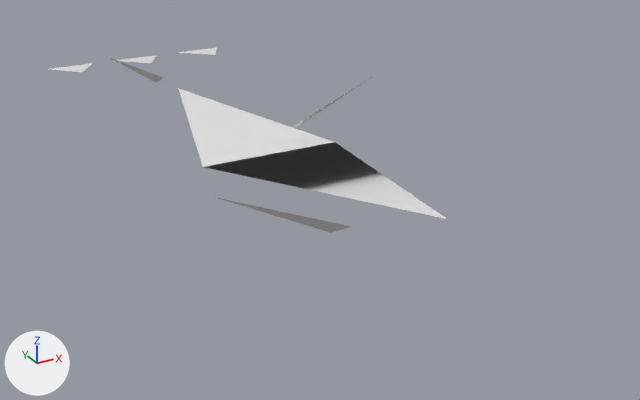
An edit to the OBJ model GameData/Meshes/Designs/voidborn/voidborn_corvette_mk2_21.obj, drawn before and after from the same camera.
The view is the same before and after, from a camera (50 mm lens) standing at (-2.03, -4.26, 1.78) and looking at (0.15, -0.3, -0.2). Lighting does not change. The marker at lower left points along +X, +Y and +Z. The picture after the commit comes second. Where no turn or scale is listed for an object, it has been applied to the vertices. Vertices at exactly the same position are counted once.

The first picture shows 'voidborn_corvette_mk2_21'.
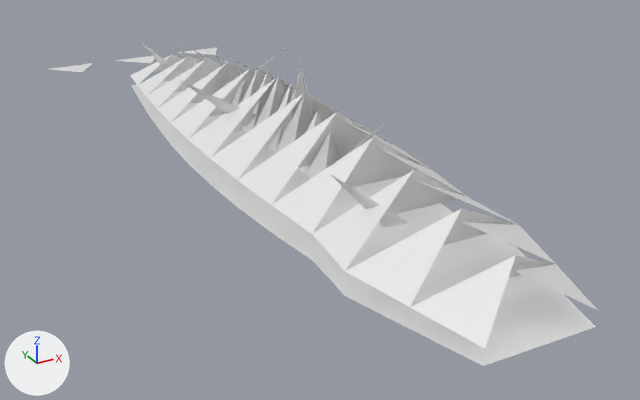
Edits to the bpy script that builds the scene:
```text
Change me_voidborn_corvette_mk2_21:
    used by ob_voidborn_corvette_mk2_21; location = (0.0, 0.0, 0.0)
    remove me_voidborn_corvette_mk2_21.from_pydata(...)  # 22 vertices, 8 faces; spans x -0.87..0.7, y -1.65..2.44, z 0.0..0.42
    add me_voidborn_corvette_mk2_21.from_pydata(...)  # 203 vertices, 153 faces; spans x -0.7..0.7, y -2.25..2.44, z 0.0..0.65
    me_voidborn_corvette_mk2_21 part 1: the loose piece of 4 vertices spanning x -0.41..0.41, y -1.65..1.49, z 0.0..0.26 is rebuilt with 50 vertices and now spans x -0.47..0.47, y -2.25..1.72, z 0.07..0.47
    me_voidborn_corvette_mk2_21 part 2: the loose piece of 3 vertices spanning x -0.87..-0.22, y -1.31..-1.18, z 0.07..0.42 is deleted
    me_voidborn_corvette_mk2_21 part 3: the loose piece of 3 vertices spanning x -0.52..-0.13, y 1.33..1.46, z 0.07..0.32 is deleted
    me_voidborn_corvette_mk2_21 part 4: the loose piece of 3 vertices spanning x 0.17..0.7, y 0.01..0.14, z 0.07..0.37 is deleted
    me_voidborn_corvette_mk2_21 part 5
    124 vertices are added at x -0.56..0.47, y -2.25..1.72, z 0.0..0.65
    14 new vertices lie (0.18, 0.0, 0.0) away from vertices in x -0.09, y -0.76..0.64, z 0.0..0.19
    6 new vertices lie (0.3, 0.0, 0.0) away from vertices in x -0.15, y -0.2..0.08, z 0.0..0.16
    114 new faces join them
```

Changed parts and their boxes [x1, y1, x2, y2] in the pictures (640 x 400 px):
'voidborn_corvette_mk2_21', reshaped (38% wider, 74% taller): before [49, 48, 447, 233]; after [49, 43, 597, 366]
part 1 of me_voidborn_corvette_mk2_21, rebuilt (73% wider, 130% taller): before [178, 88, 447, 219]; after [130, 46, 597, 348]
part 2 of me_voidborn_corvette_mk2_21, deleted: before [215, 197, 351, 233]
part 3 of me_voidborn_corvette_mk2_21, deleted: before [108, 57, 163, 82]
part 4 of me_voidborn_corvette_mk2_21, deleted: before [293, 78, 370, 129]
part 5 of me_voidborn_corvette_mk2_21, added: after [131, 43, 596, 366]
